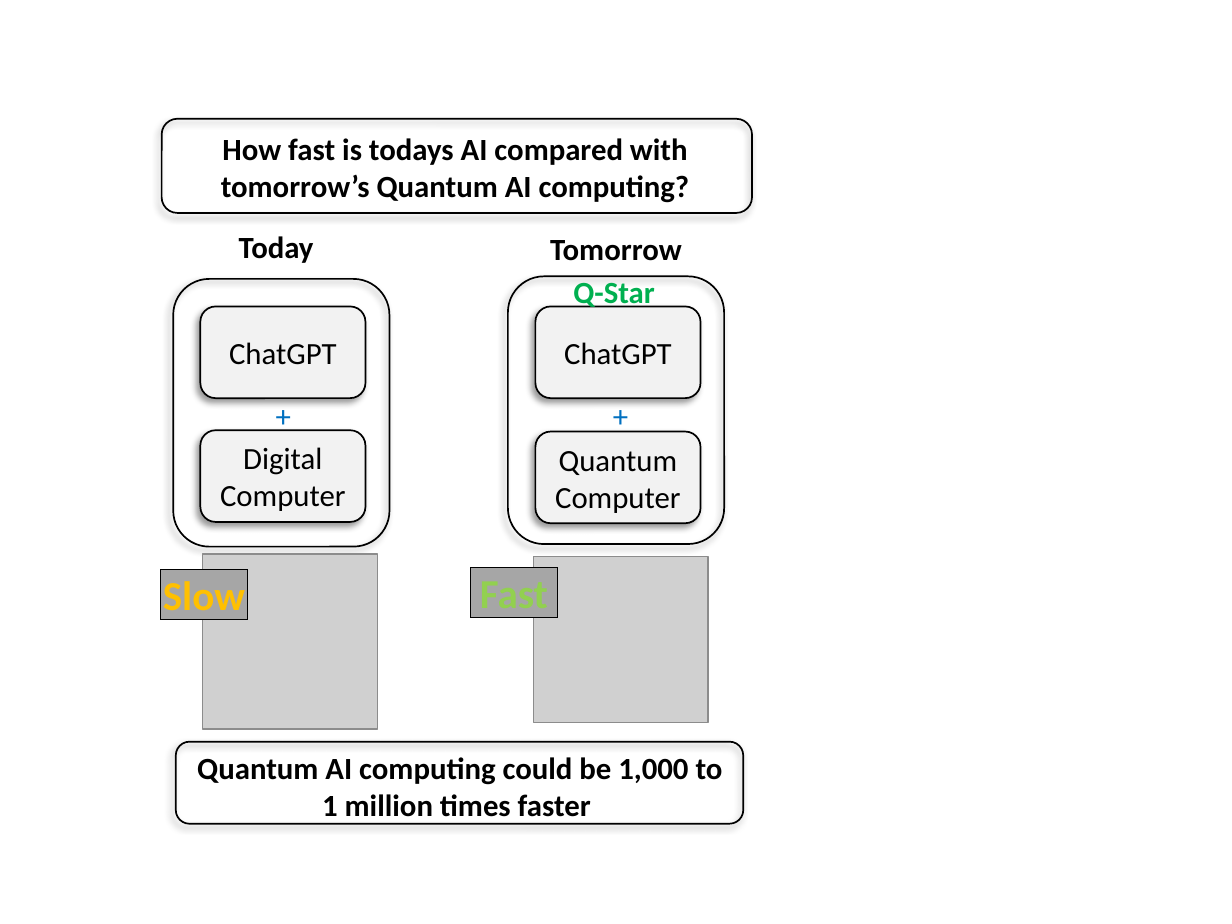
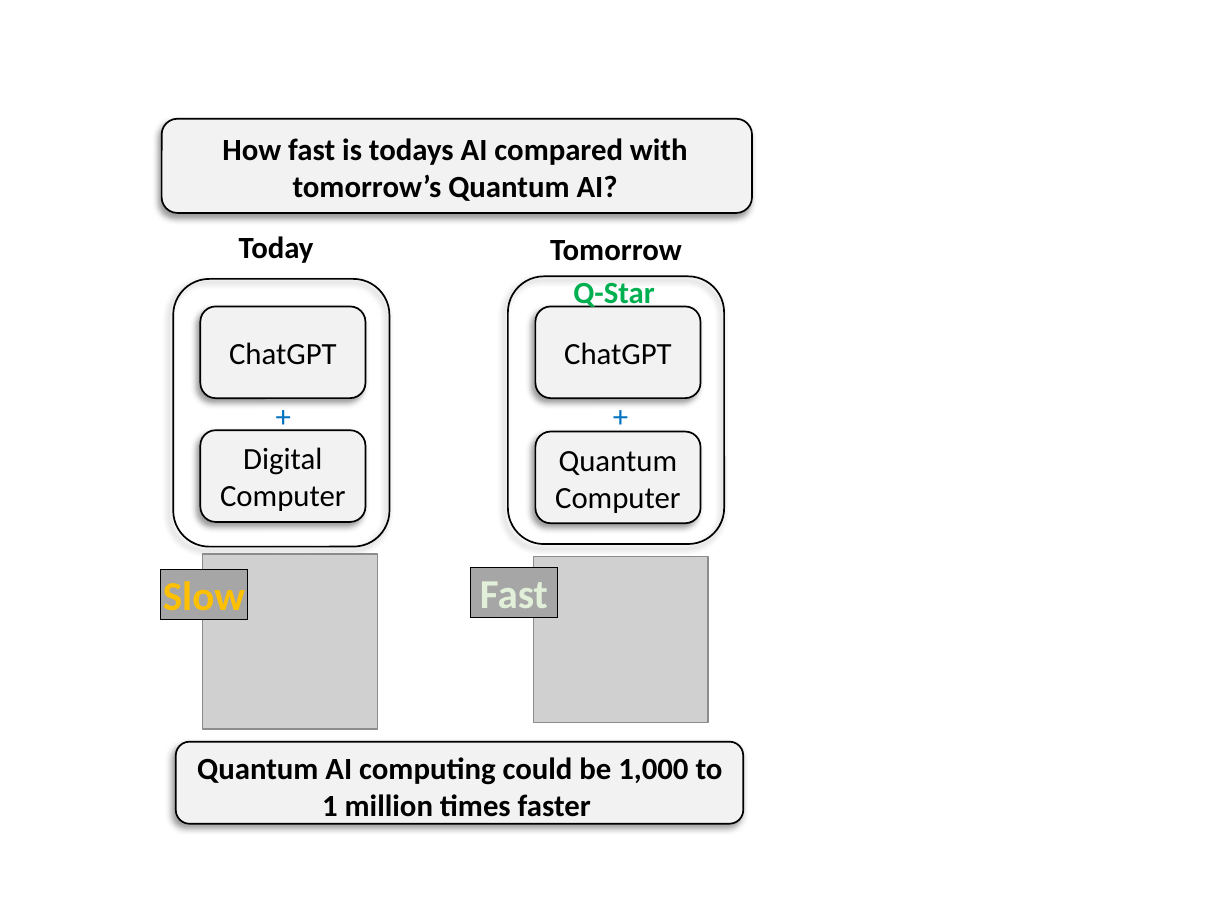
Before and after one commit to nbk5876/nbk5876.github.io, a slide deck: slide 1 of q-star.pptx. Drawn at 1232x924 pixels with LibreOffice and Linux fonts; fonts in the diff are those of the drawing; grey boxes stand for pictures. Boxes give left, top, right and bottom in pixels: in the first picture for what was removed or moved away, otherwise in the second. Text is boxed around its words. In the diff, an @@ line names an element or a change of style, - is before the commit and + after.

```diff
--- a/q-star.pptx
+++ b/q-star.pptx
@@ rounded rectangle at (x1=161, y1=118, x2=752, y2=212): fill none to #F2F2F2 @@
@@ text at (x1=222, y1=138, x2=688, y2=201): text changed @@
-How fast is todays AI compared with tomorrow’s Quantum AI computing?
+How fast is todays AI compared with tomorrow’s Quantum AI?
@@ rectangle "Fast" at (x1=471, y1=568, x2=558, y2=617): text colour #92D050 to #E2F0D9 @@
@@ rounded rectangle at (x1=176, y1=742, x2=744, y2=824): fill none to #F2F2F2 @@
```
Also in this commit, not shown: 1 other file.
